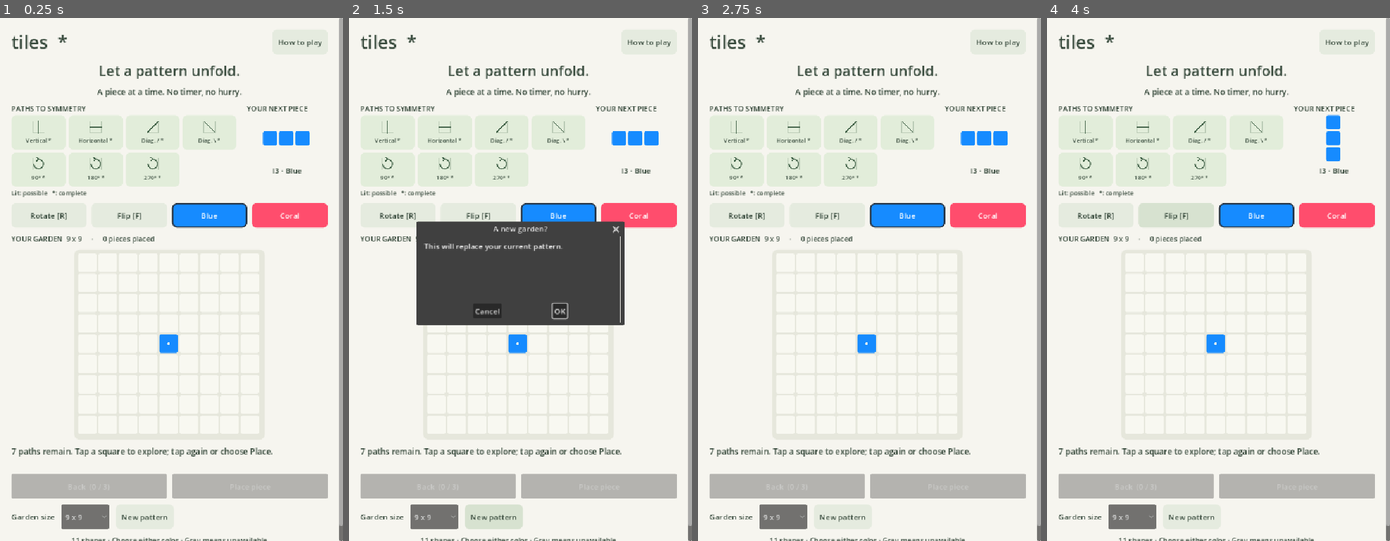
Above: before the commit, frames 1-4 (left to right).
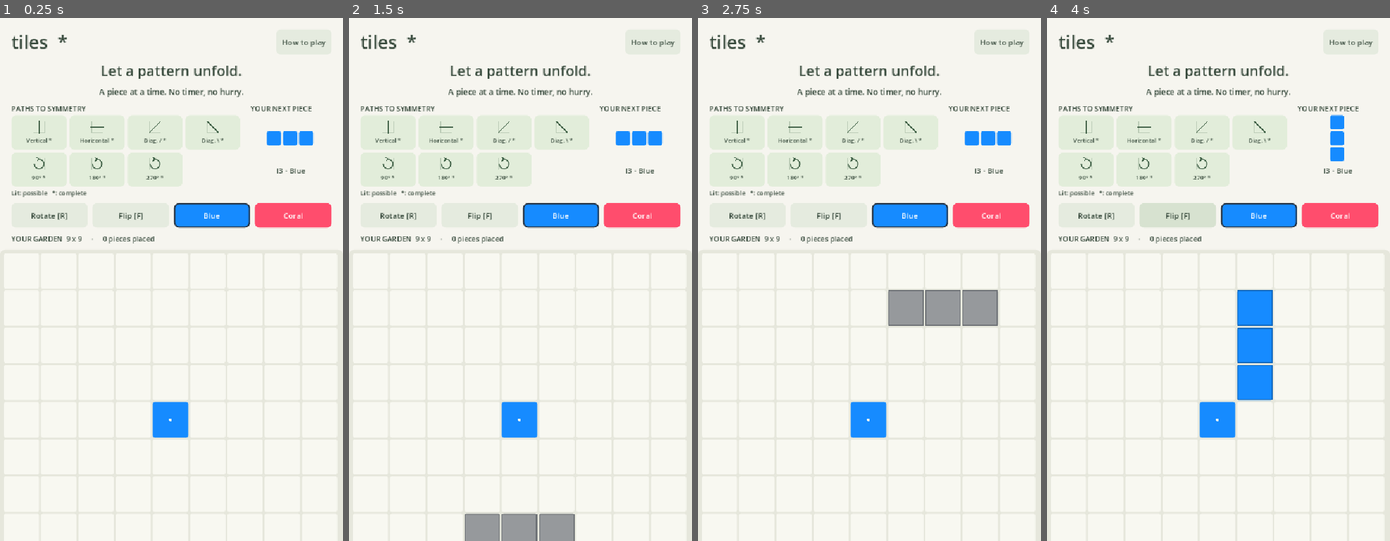
Above: after the commit, the same moments.

Repository: Shine-game/Tiles
Game: Godot game, scene res://main.tscn
Two runs of this game, one before a commit and one after it. Both use one fixed random seed, a clock stepped at 60 frames per second and the inputs below.
Inputs (mouse positions are in pixels of both pictures, inside the frame that each line leads up to):
- Up to frame 1 (0.25 s): no input
- Up to frame 2 (1.5 s): click (493, 514) at 0.5 s, where only the run before the commit has a clickable "New pattern"; click (493, 514) at 1.25 s, where only the run before the commit has a clickable "New pattern"
- Up to frame 3 (2.75 s): click (910, 310) at 2 s, where only the run before the commit has a clickable "OK"
- Up to frame 4 (4 s): click "Rotate [R]" at 2.75 s; click "Flip [F]" at 3.5 s

The runs differ from the first frame. In frame 1, 10% of the frame differs, in the area x 3-100%, y 0-100%; in frame 2, 24%; in frame 3, 12%; in frame 4, 12%.

Commit message:
Make the playing field span the phone screen width

Diff:
--- a/scripts/main.gd
+++ b/scripts/main.gd
@@ -67,10 +67,12 @@
 	var scroll := ScrollContainer.new()
 	scroll.set_anchors_and_offsets_preset(Control.PRESET_FULL_RECT)
 	scroll.horizontal_scroll_mode = ScrollContainer.SCROLL_MODE_DISABLED
+	# Retain vertical scrolling on short screens without taking width from the board.
+	scroll.vertical_scroll_mode = ScrollContainer.SCROLL_MODE_SHOW_NEVER
 	add_child(scroll)
 	var margin := MarginContainer.new()
 	margin.size_flags_horizontal = Control.SIZE_EXPAND_FILL
-	for edge in ["left", "right", "top", "bottom"]:
+	for edge in ["top", "bottom"]:
 		margin.add_theme_constant_override("margin_" + edge, 24)
 	scroll.add_child(margin)
 	var column := VBoxContainer.new()
@@ -145,7 +147,7 @@
 	board_view.hover_exited.connect(func():
 		anchor = selected
 		_preview())
-	column.resized.connect(func(): board_view.custom_minimum_size.y = minf(column.size.x, maxf(280, get_viewport_rect().size.y - 700)))
+	column.resized.connect(func(): board_view.custom_minimum_size.y = column.size.x)
 	status = _label("", 17, column)
 	status.autowrap_mode = TextServer.AUTOWRAP_WORD_SMART
 	status.custom_minimum_size.y = 48
@@ -175,6 +177,20 @@
 	reset_dialog.confirmed.connect(_reset)
 	reset_dialog.canceled.connect(func(): size_picker.select(0 if game.board.size() == 9 else 1))
 	add_child(reset_dialog)
+	# Inset the surrounding controls, while the square board spans the viewport.
+	for child: Control in column.get_children():
+		if child == board_view:
+			continue
+		var position_in_column := child.get_index()
+		column.remove_child(child)
+		var inset := MarginContainer.new()
+		inset.add_theme_constant_override("margin_left", 24)
+		inset.add_theme_constant_override("margin_right", 24)
+		inset.size_flags_horizontal = Control.SIZE_EXPAND_FILL
+		column.add_child(inset)
+		column.move_child(inset, position_in_column)
+		inset.add_child(child)
+
 
 func _refresh() -> void:
 	board_view.board = game.board
--- a/tests/test_ui.gd
+++ b/tests/test_ui.gd
@@ -20,6 +20,11 @@
 	check(scene.indicators.size() == 7, "all seven symmetry indicators present")
 	check(scene.undo_button.disabled, "undo initially disabled")
 	check(scene.board_view.size.x > 0 and scene.board_view.size.y > 0, "board laid out")
+	await process_frame
+	check(absf(scene.board_view.field.size.x - scene.get_viewport_rect().size.x) < 1.0, "board spans full phone viewport width")
+	check(absf(scene.board_view.field.size.x - scene.board_view.field.size.y) < 1.0, "full-width board stays square")
+	check(absf(scene.board_view.get_global_rect().position.x) < 1.0, "board starts at screen edge")
+
 	scene.game.queue[scene.game.index] = "J"
 	scene.cells = Rules.PIECES.J.cells
 	scene._refresh()
@@ -76,6 +81,19 @@
 	scene.requested_size = 11
 	scene._reset()
 	check(scene.game.board.size() == 11, "11 by 11 reset works")
+	await process_frame
+	check(absf(scene.board_view.field.size.x - scene.get_viewport_rect().size.x) < 1.0, "11 by 11 board also spans full width")
+	var original_window_size := root.size
+	root.size = Vector2i(390, 844)
+	await process_frame
+	await process_frame
+	await process_frame
+	check(absf(scene.board_view.field.size.x - scene.get_viewport_rect().size.x) < 1.0, "board follows phone width after resize")
+	check(absf(scene.board_view.size.x - scene.board_view.size.y) < 1.0, "resized board keeps square cells")
+	root.size = original_window_size
+	await process_frame
+	await process_frame
+
 	scene.requested_size = 9
 	scene._reset()
 	await process_frame
